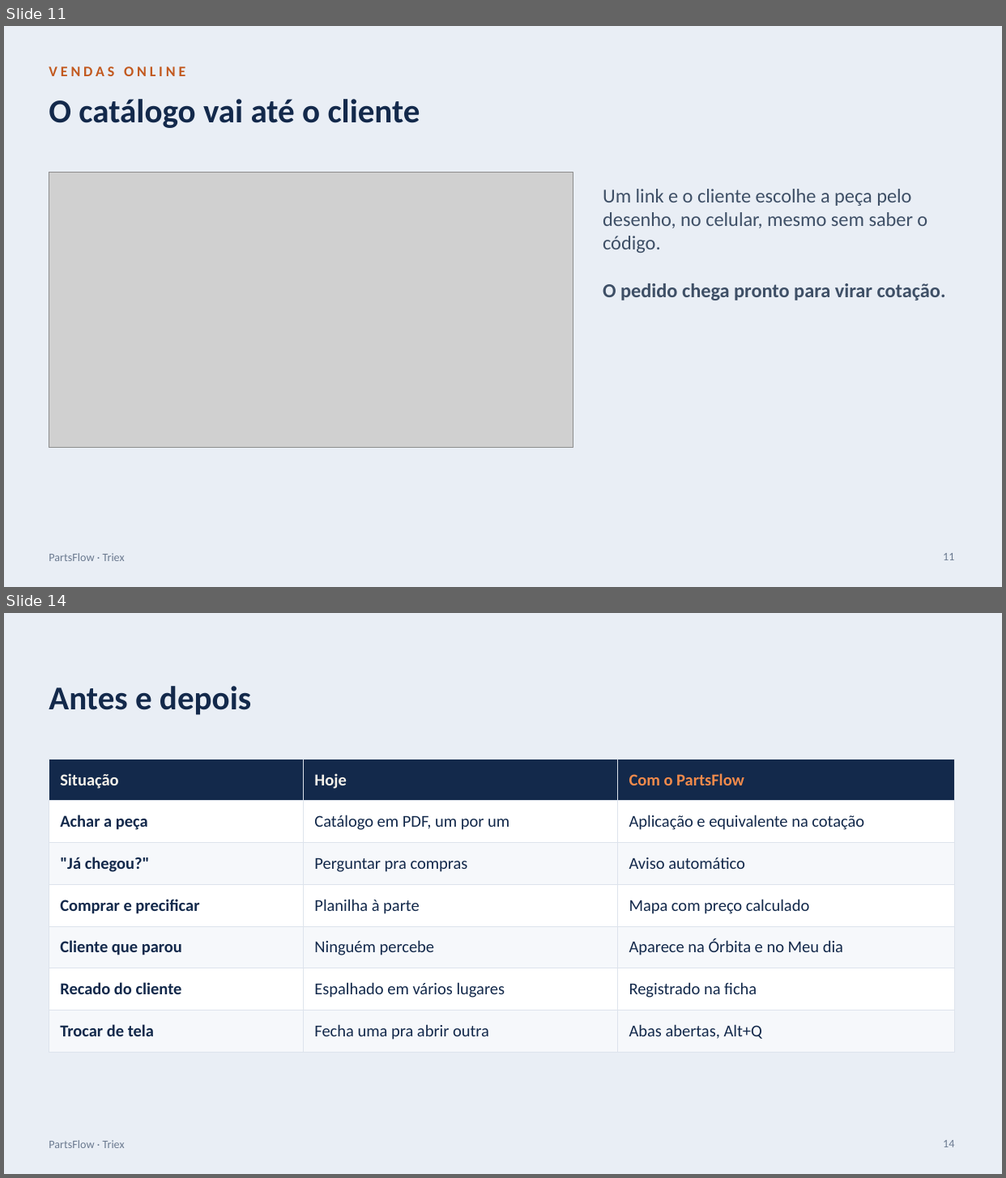
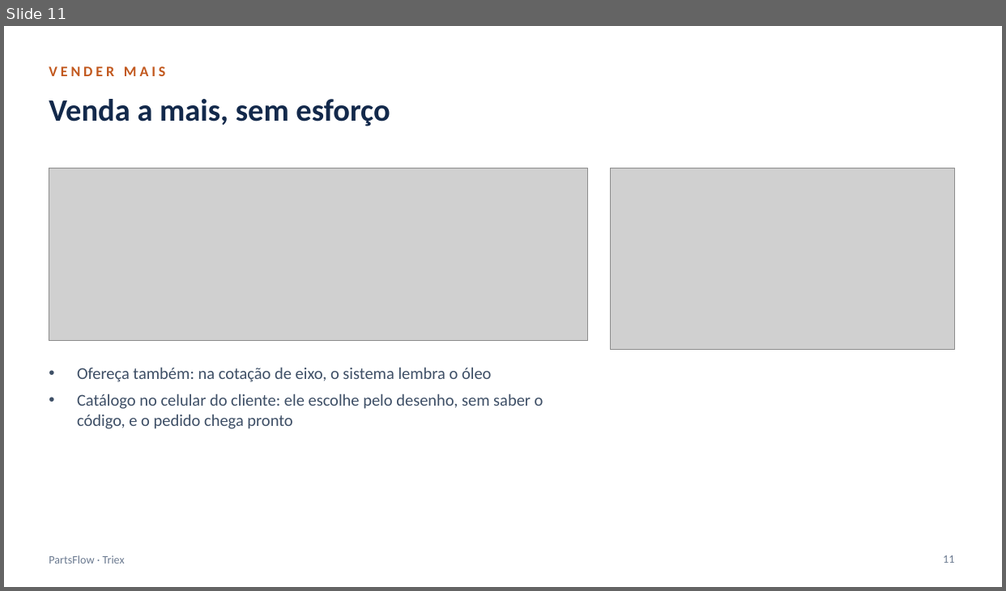
Before and after one commit to vitoregee-dotcom/dashV, a slide deck: docs/apresentacao/PartsFlow-apresentacao.pptx. Shown one above the other, each under a label of ours: slides 11 and 14 before the commit, slide 11 after it; the slides between them are not shown. The pictures are 1006x1178 and 1006x591 pixels, drawn with LibreOffice and Linux fonts; fonts in the diff are those of the drawing; grey boxes stand for pictures. Boxes give left, top, right and bottom in pixels: in the first picture for what was removed or moved away, otherwise in the second. Text is boxed around its words. In the diff, an @@ line names an element or a change of style, - is before the commit and + after.

```diff
--- a/docs/apresentacao/PartsFlow-apresentacao.pptx
+++ b/docs/apresentacao/PartsFlow-apresentacao.pptx
@@ slide 14 removed at box(4, 613, 1002, 1174), background #E9EEF5; not listed: 1 template element that a slide beside it also shows @@
@@ title removed at box(49, 686, 251, 715) @@
-Antes e depois
@@ table removed at box(49, 759, 955, 1043), 7 rows, 3 columns @@
-Situação | Hoje | Com o PartsFlow
-Achar a peça | Catálogo em PDF, um por um | Aplicação e equivalente na cotação
-"Já chegou?" | Perguntar pra compras | Aviso automático
-Comprar e precificar | Planilha à parte | Mapa com preço calculado
-Cliente que parou | Ninguém percebe | Aparece na Órbita e no Meu dia
-Recado do cliente | Espalhado em vários lugares | Registrado na ficha
-Trocar de tela | Fecha uma pra abrir outra | Abas abertas, Alt+Q
@@ page number removed at box(943, 1140, 954, 1148) @@
-14
@@ slide 11 changed as well @@
@@ background #E9EEF5 to #FFFFFF @@
@@ text at box(49, 66, 165, 76): text changed @@
-VENDAS ONLINE
+VENDER MAIS
@@ title at box(49, 99, 390, 126): text changed; size 32 to 30 pt @@
-O catálogo vai até o cliente
+Venda a mais, sem esforço
@@ picture: place and size @@
-picture at box(49, 172, 573, 447)
+picture at box(49, 169, 588, 341)
@@ picture added at box(611, 169, 955, 349) @@
@@ text at box(77, 367, 543, 429): text changed; size 19 to 16 pt @@
-Um link e o cliente escolhe a peça pelo desenho, no celular, mesmo sem saber o código.
-O pedido chega pronto para virar cotação.
+• Ofereça também: na cotação de eixo, o sistema lembra o óleo
+• Catálogo no celular do cliente: ele escolhe pelo desenho, sem saber o código, e o pedido chega pronto
```
Also in this commit, not shown: 1 other slide changed, 12 slides added, 13 other slides removed, 6 other files.
